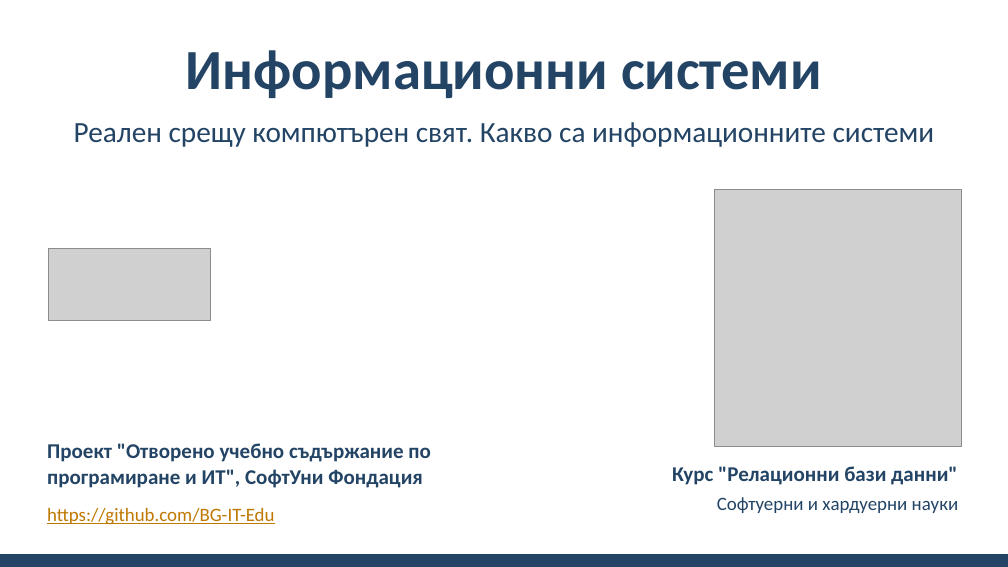
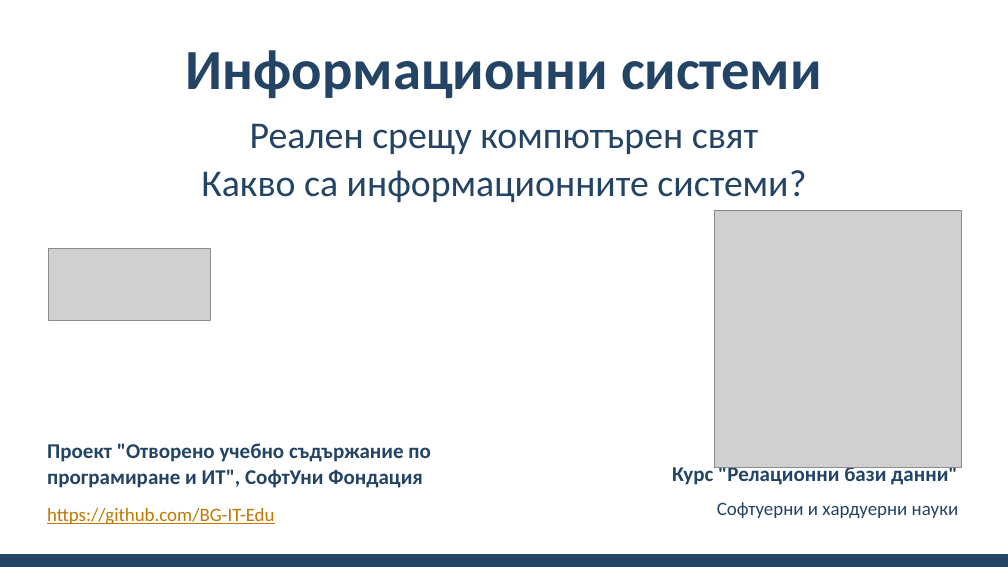
Before and after one commit to BG-IT-Edu/School-Programming, a slide deck: slide 1 of Courses/Software-Sciences/Module-3-Databases-New/01-IT-Systems/01-IT-Systems.pptx. Drawn at 1008x567 pixels with LibreOffice and Linux fonts; fonts in the diff are those of the drawing; grey boxes stand for pictures; background and template pictures are left out. Boxes give left, top, right and bottom in pixels: in the first picture for what was removed or moved away, otherwise in the second. Text is boxed around its words. In the diff, an @@ line names an element or a change of style, - is before the commit and + after.

```diff
--- a/Courses/Software-Sciences/Module-3-Databases-New/01-IT-Systems/01-IT-Systems.pptx
+++ b/Courses/Software-Sciences/Module-3-Databases-New/01-IT-Systems/01-IT-Systems.pptx
@@ subtitle at (201,123,806,203): text changed; size 27.9 to 36 pt @@
-Реален срещу компютърен свят. Какво са информационните системи
+Реален срещу компютърен свят
+Какво са информационните системи?
@@ picture: place and size @@
-picture at (715,190,961,447)
+picture at (715,211,961,468)
@@ text "Софтуерни и хардуерни науки": place and size @@
-text "Софтуерни и хардуерни науки" at (717,497,959,513)
+text "Софтуерни и хардуерни науки" at (717,502,959,518)
```
Also in this commit, not shown: 9 other slides changed, 5 slides added.
